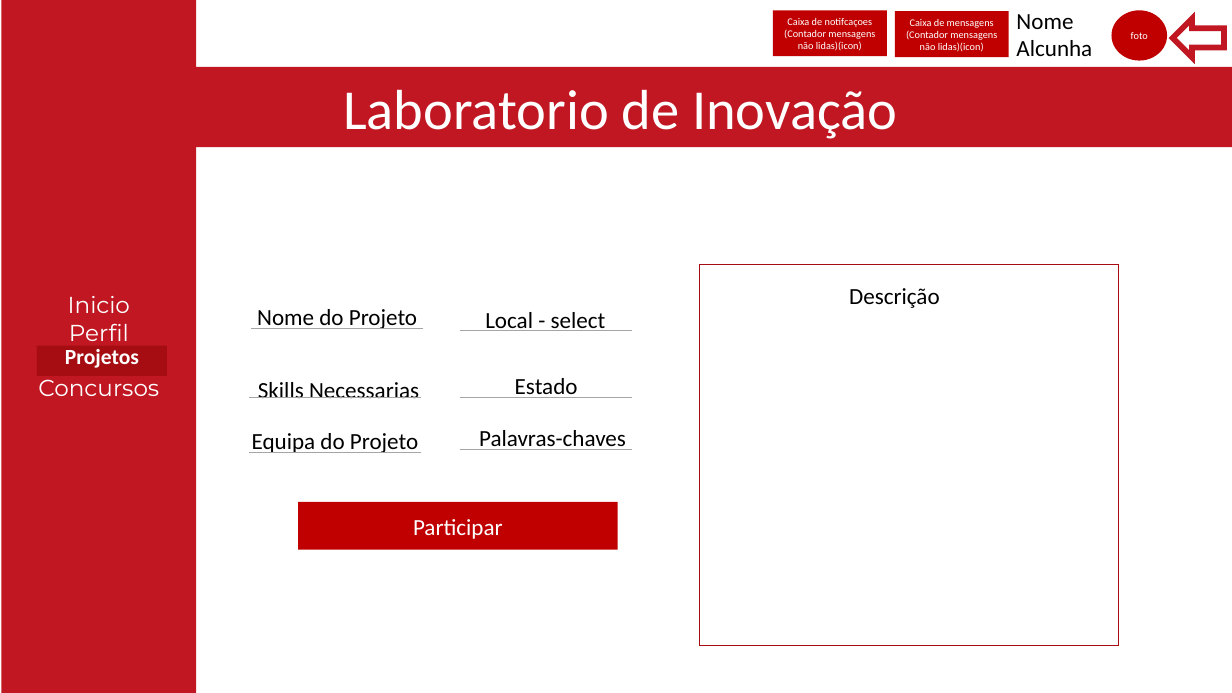
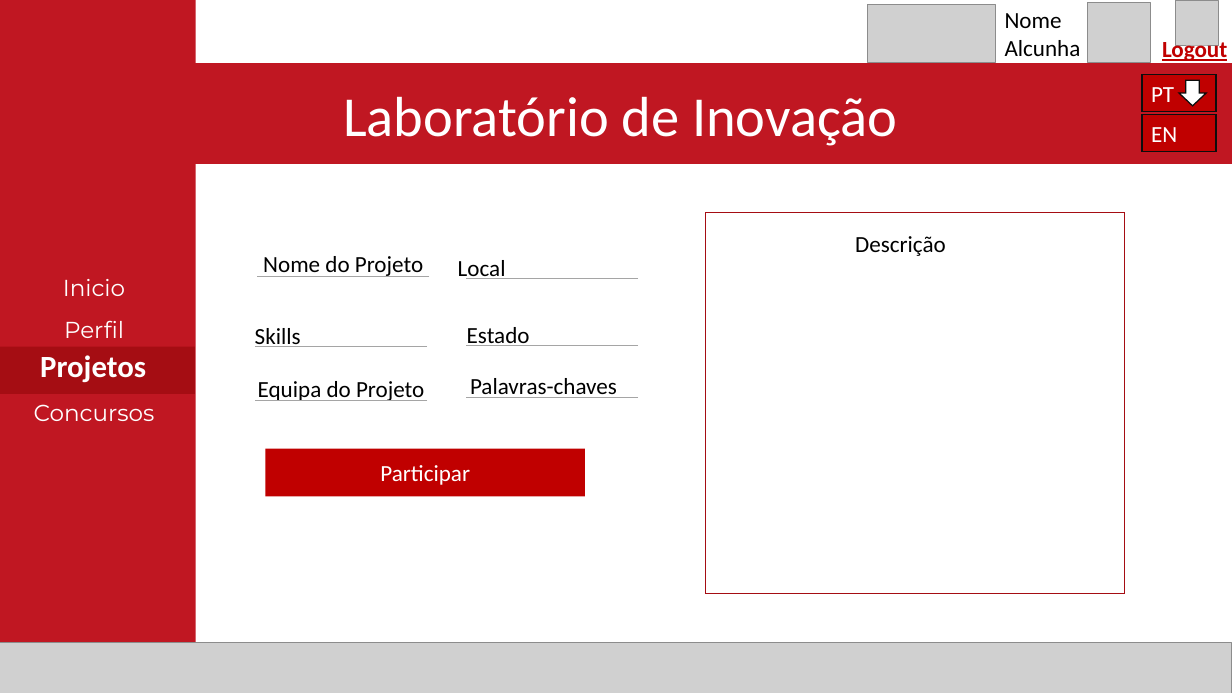
Before and after one commit to Reaf25pt/CriticalProject, a slide deck: slide 14 of frontend/Projetofinal.pptx (slide 15 before the commit). Drawn at 1232x693 pixels with LibreOffice and Linux fonts; fonts in the diff are those of the drawing; grey boxes stand for pictures. Boxes give left, top, right and bottom in pixels: in the first picture for what was removed or moved away, otherwise in the second. Text is boxed around its words. In the diff, an @@ line names an element or a change of style, - is before the commit and + after.

```diff
--- a/frontend/Projetofinal.pptx
+++ b/frontend/Projetofinal.pptx
@@ rectangle "Inicio" at [0, 0, 196, 691]: line spacing 1 to 1.5 @@
@@ rectangle removed at [774, 10, 887, 56] @@
-Caixa de notifcaçoes
-(Contador mensagens não lidas)(icon)
@@ picture added at [868, 5, 996, 63] @@
@@ rectangle removed at [895, 11, 1008, 57] @@
-Caixa de mensagens
-(Contador mensagens não lidas)(icon)
@@ text "Nome": place and size @@
-text "Nome" at [1016, 14, 1092, 56]
+text "Nome" at [1005, 13, 1081, 56]
@@ picture added at [1088, 2, 1151, 63] @@
@@ ellipse removed at [1112, 10, 1167, 60] @@
-foto
@@ left arrow removed at [1173, 18, 1225, 57] @@
@@ picture added at [1176, 1, 1218, 45] @@
@@ text added at [1162, 38, 1227, 64], 18 pt, text #C00000, bold, underline @@
+Logout
@@ rectangle "Laboratório de Inovação": place and size @@
-rectangle "Laboratório de Inovação" at [9, 67, 1232, 147]
+rectangle "Laboratório de Inovação" at [9, 63, 1232, 164]
@@ rectangle added at [1142, 74, 1216, 112], fill #C00000, outline #0D0D0D 1 pt, 18 pt, text #FFFFFF @@
+PT
@@ down arrow added at [1179, 80, 1206, 106], fill #FFFFFF, outline #0D0D0D 1 pt @@
@@ text in rectangle at [343, 96, 897, 146]: text changed @@
-Laboratorio de Inovação
+Laboratório de Inovação
@@ rectangle added at [1142, 115, 1216, 152], fill #C00000, outline #0D0D0D 1 pt, 18 pt, text #FFFFFF @@
+EN
@@ 2 texts, 1 rectangle: place and size @@
-2 texts, 1 rectangle at [257, 264, 1119, 646]
+2 texts, 1 rectangle at [263, 213, 1125, 594]
@@ text at [458, 260, 506, 279]: text changed @@
-Local - select
+Local
@@ line moved from (421, 453) - (249, 453) to (430, 276) - (257, 276) @@
@@ line moved from (632, 449) - (460, 449) to (639, 279) - (467, 279) @@
@@ text at [255, 328, 301, 347]: text changed @@
-Skills Necessarias
+Skills
@@ text "Estado": place and size @@
-text "Estado" at [515, 378, 578, 398]
+text "Estado" at [467, 327, 530, 346]
@@ rectangle "Projetos": place and size @@
-rectangle "Projetos" at [37, 346, 167, 376]
+rectangle "Projetos" at [0, 347, 195, 394]
@@ rectangle "Projetos" at [0, 347, 195, 394]: size 16.8 to 24 pt; line spacing 0.7 to 0.9 @@
@@ line moved from (423, 328) - (251, 328) to (427, 347) - (255, 347) @@
@@ line moved from (632, 331) - (460, 331) to (639, 346) - (467, 346) @@
@@ text "Equipa do Projeto": place and size @@
-text "Equipa do Projeto" at [252, 433, 418, 453]
+text "Equipa do Projeto" at [258, 381, 424, 401]
@@ text "Palavras-chaves": place and size @@
-text "Palavras-chaves" at [479, 430, 626, 450]
+text "Palavras-chaves" at [470, 378, 617, 398]
@@ line moved from (421, 397) - (249, 397) to (427, 400) - (255, 400) @@
@@ line moved from (632, 397) - (460, 397) to (639, 397) - (467, 397) @@
@@ rectangle "Participar": place and size @@
-rectangle "Participar" at [299, 502, 618, 550]
+rectangle "Participar" at [265, 449, 585, 497]
@@ picture added at [0, 642, 1231, 693] @@
```
Also in this commit, not shown: 16 other slides changed, 7 slides added, 9 slides removed.
